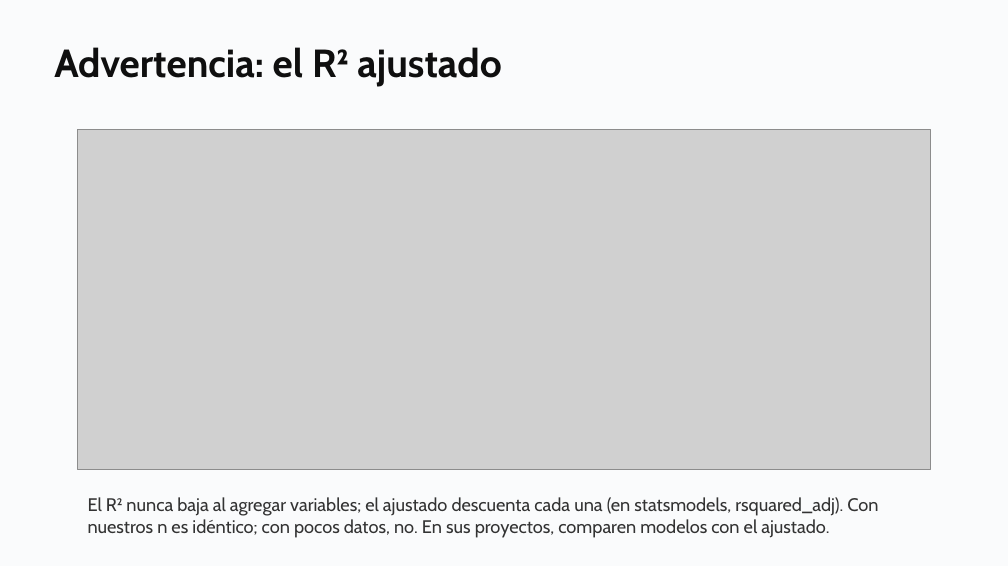
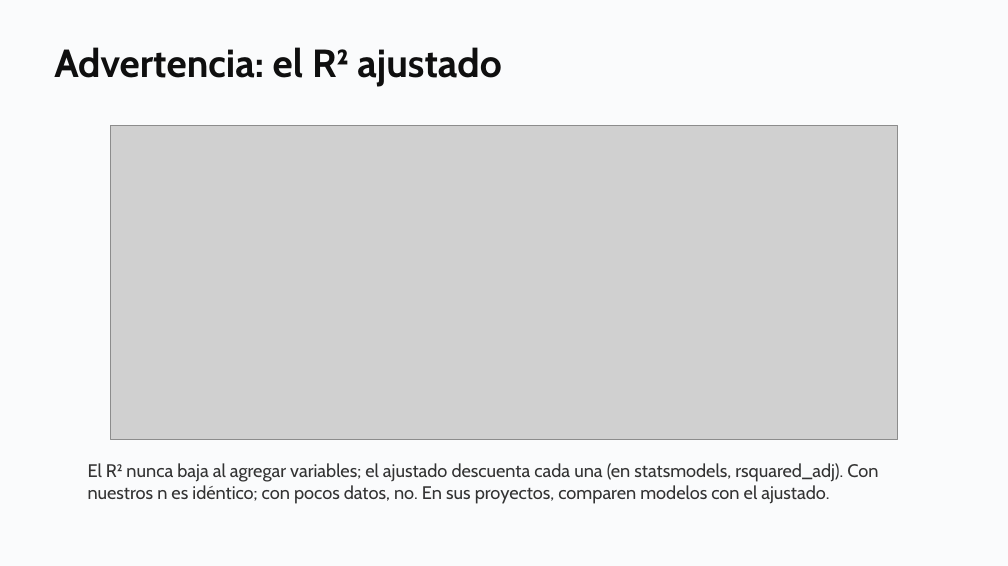
Before and after one commit to daniopitz/diplomado-cdd, a slide deck: slide 39 of presentaciones/clase04_regresion_multiple.pptx. Drawn at 1008x566 pixels with LibreOffice and Linux fonts; fonts in the diff are those of the drawing; grey boxes stand for pictures. Boxes give left, top, right and bottom in pixels: in the first picture for what was removed or moved away, otherwise in the second. Text is boxed around its words. In the diff, an @@ line names an element or a change of style, - is before the commit and + after.

```diff
--- a/presentaciones/clase04_regresion_multiple.pptx
+++ b/presentaciones/clase04_regresion_multiple.pptx
@@ picture: place and size @@
-picture at [77, 130, 930, 470]
+picture at [110, 126, 898, 439]
@@ text "El R² nunca baja al ...": place and size @@
-text "El R² nunca baja al ..." at [88, 497, 878, 538]
+text "El R² nunca baja al ..." at [88, 463, 878, 504]
```
Also in this commit, not shown: 23 other slides changed, 5 other files.
